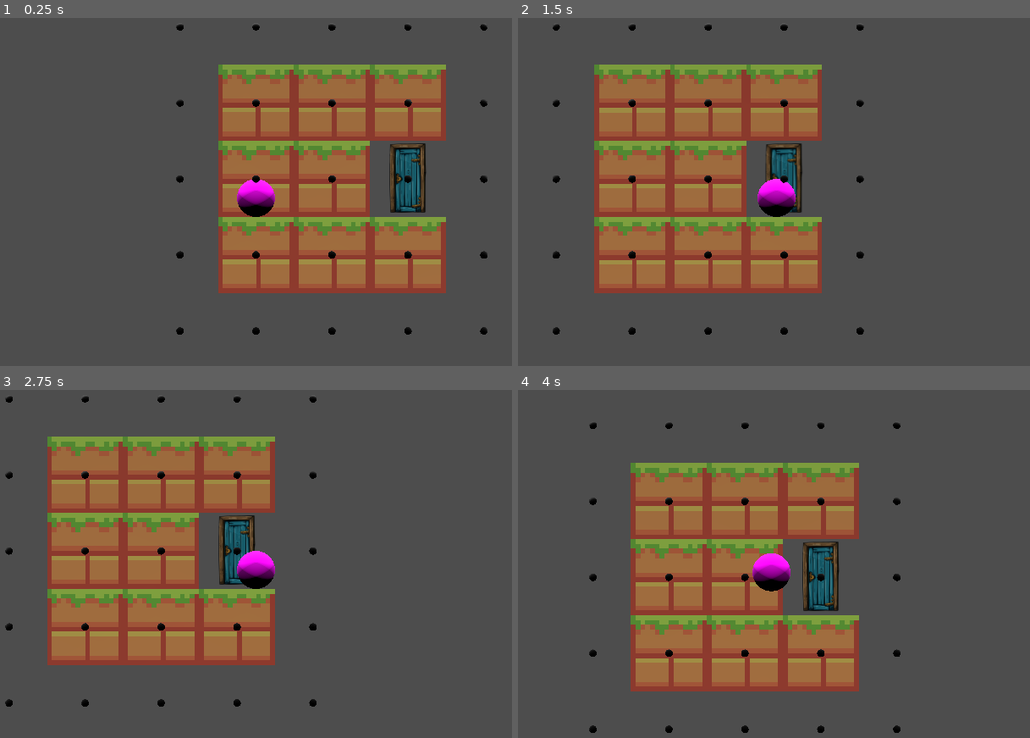
Above: before the commit, frames 1-4 (two rows, left to right).
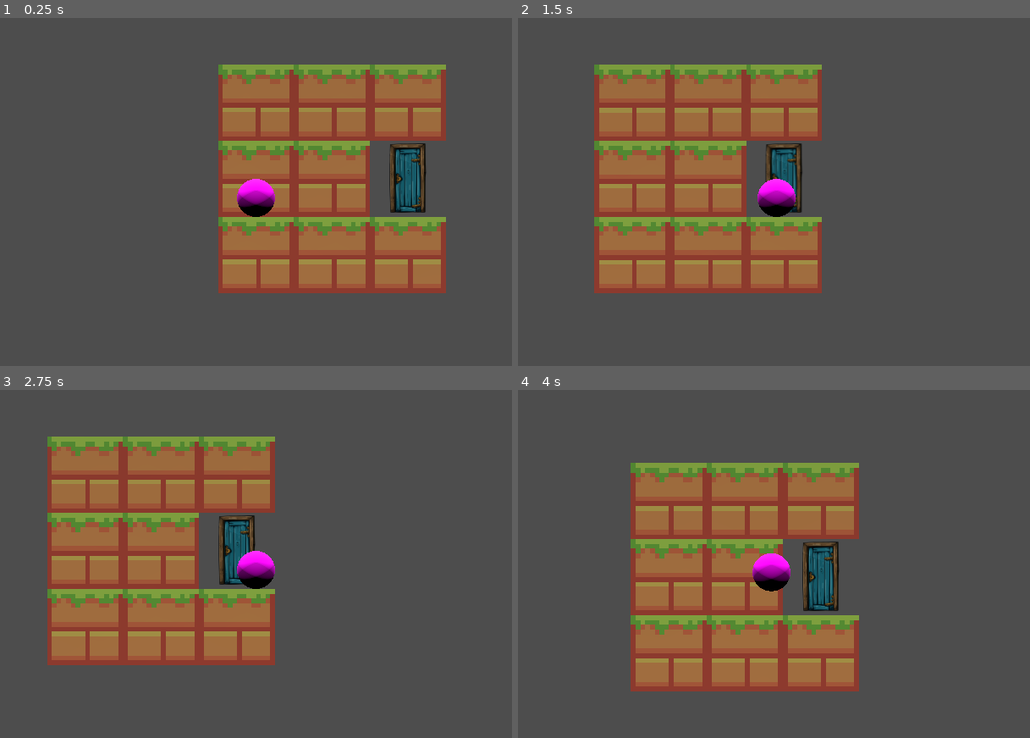
Above: after the commit, the same moments.

Repository: MagnusLucas/Fez-like
Game: Godot game, scene res://game.tscn
Same seed, same stepped clock (60 frames per second), same inputs: the game is played once before the commit and once after it.
Inputs:
- Up to frame 1 (0.25 s): no input
- Up to frame 2 (1.5 s): tap Enter at 0.5 s; hold D (go_right) 0.53-1.28 s; tap Space (jump) at 0.77 s; hold S (rotate_down) from 1.28 s (still down)
- Up to frame 3 (2.75 s): tap Space (jump) at 1.52 s; release S (rotate_down) at 2.03 s; hold D (go_right) from 2.03 s (still down)
- Up to frame 4 (4 s): tap Space (jump) at 2.75, 3.02, 3.77 s; release D (go_right) at 2.78 s; hold W (rotate_up) 2.78-3.53 s; hold A (go_left) from 3.53 s (still down)

The runs differ from the first frame. In frame 1, 0.6% of the frame differs, in the area x 34-96%, y 1-91%; in frame 2, 0.6%; in frame 3, 0.6%; in frame 4, 0.6%, in the area x 13-75%, y 9-99%.

Commit message:
Not showing invisible walls

Diff:
--- /dev/null
+++ b/Map/base_cell_collider.tscn
@@ -0,0 +1,10 @@
+[gd_scene load_steps=2 format=3 uid="uid://b23xakt7tus2t"]
+
+[sub_resource type="BoxShape3D" id="BoxShape3D_to5if"]
+size = Vector3(0.02, 0.02, 0.02)
+
+[node name="BaseCellCollider" type="StaticBody3D"]
+
+[node name="CollisionShape3D" type="CollisionShape3D" parent="."]
+transform = Transform3D(50, 0, 0, 0, 50, 0, 0, 0, 50, 0, 0, 0)
+shape = SubResource("BoxShape3D_to5if")
--- a/Map/map.gd
+++ b/Map/map.gd
@@ -3,10 +3,12 @@
 
 const PLAYER_SCENE = preload("res://player.tscn")
 const DOOR_SCENE = preload("res://Map/door.tscn")
+const BASE_CELL_COLLIDER_SCENE = preload("res://Map/base_cell_collider.tscn")
 
 const SCRIPTED_SCENES : Dictionary[String, Resource] = {
 	"Player" : PLAYER_SCENE,
 	"Door" : DOOR_SCENE,
+	"InvisibleWall" : BASE_CELL_COLLIDER_SCENE,
 }
 
 @export var camera_follows_player : bool = true
@@ -29,3 +31,4 @@
 			var instance = SCRIPTED_SCENES[item_name].instantiate()
 			add_child(instance, true)
 			instance.position = map_to_local(cell_position)
+			set_cell_item(cell_position, INVALID_CELL_ITEM)
--- a/Map/mesh_library.tres
+++ b/Map/mesh_library.tres
@@ -60,8 +60,6 @@
 [sub_resource type="ImageTexture" id="ImageTexture_cnfc0"]
 image = SubResource("Image_i7414")
 
-[sub_resource type="BoxShape3D" id="BoxShape3D_06nhj"]
-
 [sub_resource type="StandardMaterial3D" id="StandardMaterial3D_6xjuo"]
 albedo_color = Color(0.358207, 0.126089, 0, 1)
 
@@ -115,7 +113,7 @@
 item/1/mesh = SubResource("SphereMesh_to5if")
 item/1/mesh_transform = Transform3D(1, 0, 0, 0, 1, 0, 0, 0, 1, 0, 0, 0)
 item/1/mesh_cast_shadow = 1
-item/1/shapes = [SubResource("BoxShape3D_06nhj"), Transform3D(1, 0, 0, 0, 1, 0, 0, 0, 1, 0, 0, 0)]
+item/1/shapes = [SubResource("BoxShape3D_to5if"), Transform3D(50, 0, 0, 0, 50, 0, 0, 0, 50, 0, 0, 0)]
 item/1/navigation_mesh_transform = Transform3D(1, 0, 0, 0, 1, 0, 0, 0, 1, 0, 0, 0)
 item/1/navigation_layers = 1
 item/1/preview = SubResource("ImageTexture_cnfc0")
--- a/Map/mesh_library.tscn
+++ b/Map/mesh_library.tscn
@@ -1,9 +1,7 @@
-[gd_scene load_steps=10 format=3 uid="uid://8g251bbap0xl"]
+[gd_scene load_steps=9 format=3 uid="uid://8g251bbap0xl"]
 
 [ext_resource type="ArrayMesh" uid="uid://dpnq3a6xl2n04" path="res://Map/sandy_mesh.tres" id="2_4ivkw"]
-
-[sub_resource type="BoxShape3D" id="BoxShape3D_to5if"]
-size = Vector3(0.02, 0.02, 0.02)
+[ext_resource type="PackedScene" uid="uid://b23xakt7tus2t" path="res://Map/base_cell_collider.tscn" id="2_q8x2v"]
 
 [sub_resource type="StandardMaterial3D" id="StandardMaterial3D_jo043"]
 albedo_color = Color(0, 0, 0, 1)
@@ -12,8 +10,6 @@
 material = SubResource("StandardMaterial3D_jo043")
 radius = 0.05
 height = 0.1
-
-[sub_resource type="BoxShape3D" id="BoxShape3D_06nhj"]
 
 [sub_resource type="StandardMaterial3D" id="StandardMaterial3D_6xjuo"]
 albedo_color = Color(0.358207, 0.126089, 0, 1)
@@ -36,19 +32,12 @@
 [node name="Wall" type="MeshInstance3D" parent="."]
 mesh = ExtResource("2_4ivkw")
 
-[node name="StaticBody3D" type="StaticBody3D" parent="Wall"]
-
-[node name="CollisionShape3D" type="CollisionShape3D" parent="Wall/StaticBody3D"]
-transform = Transform3D(50, 0, 0, 0, 50, 0, 0, 0, 50, 0, 0, 0)
-shape = SubResource("BoxShape3D_to5if")
+[node name="BaseCellCollider" parent="Wall" instance=ExtResource("2_q8x2v")]
 
 [node name="InvisibleWall" type="MeshInstance3D" parent="."]
 mesh = SubResource("SphereMesh_t7hg2")
 
-[node name="StaticBody3D" type="StaticBody3D" parent="InvisibleWall"]
-
-[node name="CollisionShape3D" type="CollisionShape3D" parent="InvisibleWall/StaticBody3D"]
-shape = SubResource("BoxShape3D_06nhj")
+[node name="BaseCellCollider" parent="InvisibleWall" instance=ExtResource("2_q8x2v")]
 
 [node name="Door" type="MeshInstance3D" parent="."]
 visible = false
--- a/game.tscn
+++ b/game.tscn
@@ -10,7 +10,7 @@
 shadow_enabled = true
 
 [node name="DirectionalLight3D2" type="DirectionalLight3D" parent="."]
-transform = Transform3D(-0.707107, 0.612372, -0.353553, 0, 0.5, 0.866025, 0.707107, 0.612373, -0.353553, 0, 10, 0)
+transform = Transform3D(-0.707107, 0.612372, -0.353553, 0, 0.5, 0.866025, 0.707107, 0.612372, -0.353553, 0, 10, 0)
 light_energy = 0.2
 shadow_enabled = true
 
Not shown: 1 places in Map/mesh_library.tres that only renumber resources
